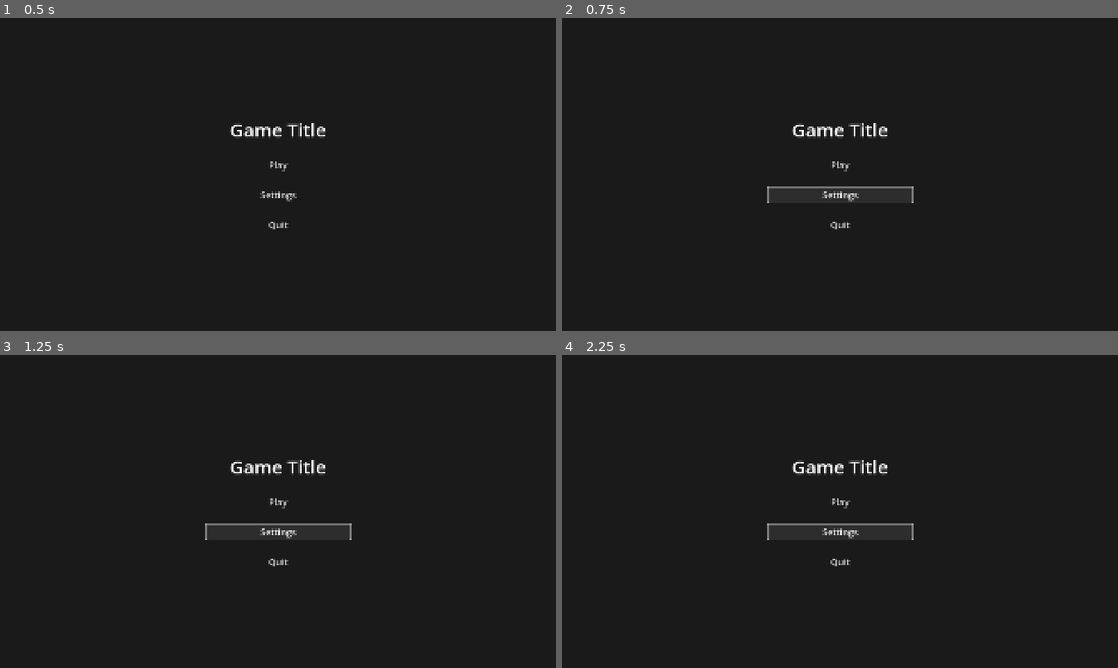
Above: before the commit, frames 1-4 (two rows, left to right).
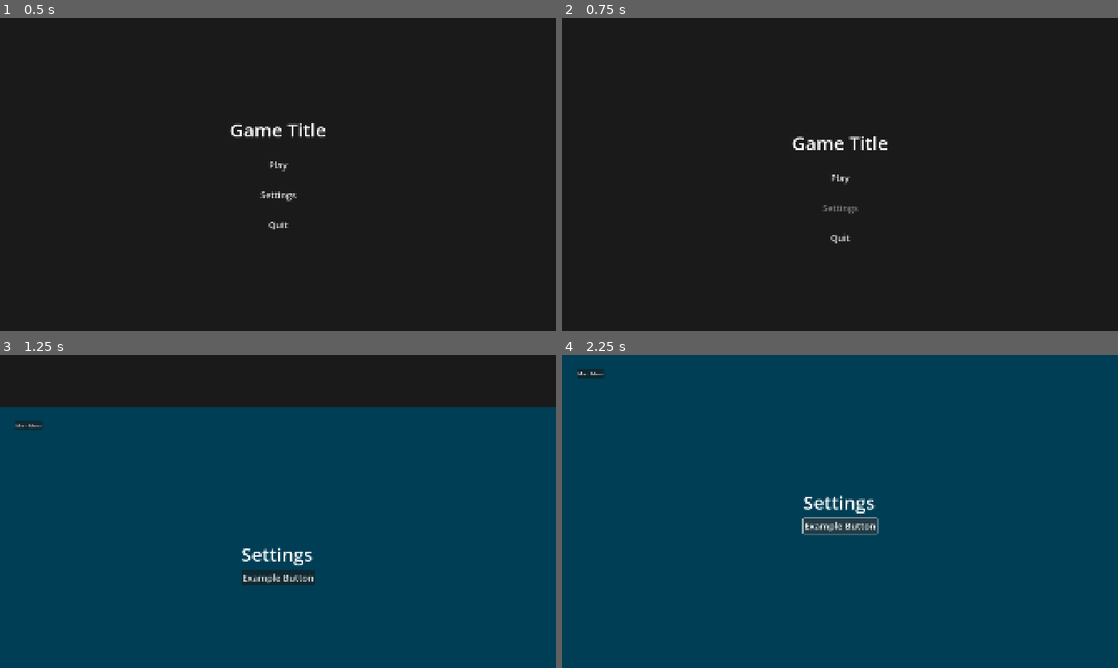
Above: after the commit, the same moments.

Repository: brandon-relentnet/deck-management
Game: Godot game, scene res://scenes/main_menu.tscn
Same seed, same stepped clock (60 frames per second), same inputs: the game is played once before the commit and once after it.
Inputs (mouse positions are in pixels of both pictures, inside the frame that each line leads up to):
- Up to frame 1 (0.5 s): no input
- Up to frame 2 (0.75 s): click "Settings" at 0.5 s
- Up to frame 3 (1.25 s): no input
- Up to frame 4 (2.25 s): click (840, 577) at 1.25 s, where only the run after the commit has a clickable "Example Button"; click (840, 524) at 2 s, where only the run after the commit has a clickable "Example Button"

Frame 1 is identical in both runs. In frame 2, 1.3% of the frame differs, in the area x 36-64%, y 33-72%; in frame 3, 83%; in frame 4, 100%, in the area x 0-100%, y 0-100%.

Commit message:
Added an example settings menu.

Diff:
--- a/scene_transition.gd
+++ b/scene_transition.gd
@@ -83,7 +83,6 @@
 		# Wait for animation to complete
 		await tween.finished
 
-
 	# Remove scenes from viewports after animation completes
 	if viewport_1.get_child_count() > 0:
 		viewport_1.remove_child(viewport_1.get_child(0))
--- a/scenes/card.tscn
+++ b/scenes/card.tscn
@@ -8,6 +8,7 @@
 size = Vector2(160, 240)
 
 [node name="Card" type="Node2D"]
+z_index = -1
 position = Vector2(150, 890)
 script = ExtResource("1_rjlel")
 
@@ -16,13 +17,6 @@
 position = Vector2(0.00012207, 6.10352e-05)
 scale = Vector2(2.5, 2.5)
 texture = ExtResource("2_6u4wf")
-
-[node name="Area2D" type="Area2D" parent="."]
-z_index = 2
-
-[node name="CollisionShape2D" type="CollisionShape2D" parent="Area2D"]
-z_index = 4
-shape = SubResource("RectangleShape2D_rjlel")
 
 [node name="EnergyLabel" type="RichTextLabel" parent="."]
 offset_left = 37.0
@@ -66,5 +60,12 @@
 horizontal_alignment = 1
 vertical_alignment = 1
 
+[node name="Area2D" type="Area2D" parent="."]
+z_index = 4
+
+[node name="CollisionShape2D" type="CollisionShape2D" parent="Area2D"]
+z_index = 1000
+shape = SubResource("RectangleShape2D_rjlel")
+
 [connection signal="mouse_entered" from="Area2D" to="." method="_on_area_2d_mouse_entered"]
 [connection signal="mouse_exited" from="Area2D" to="." method="_on_area_2d_mouse_exited"]
--- a/scenes/main_menu.tscn
+++ b/scenes/main_menu.tscn
@@ -45,7 +45,7 @@
 theme_override_font_sizes/font_size = 32
 text = "Play"
 
-[node name="OptionsButton" type="Button" parent="MarginContainer/VBoxContainer"]
+[node name="SettingsButton" type="Button" parent="MarginContainer/VBoxContainer"]
 layout_mode = 2
 size_flags_vertical = 4
 theme_override_font_sizes/font_size = 32
--- /dev/null
+++ b/scenes/settings.tscn
@@ -0,0 +1,49 @@
+[gd_scene load_steps=2 format=3 uid="uid://dr66a5b4mlg53"]
+
+[ext_resource type="Script" uid="uid://blumc0ck8ro8v" path="res://scripts/ui/settings.gd" id="1_5p8wc"]
+
+[node name="Settings" type="CanvasLayer"]
+script = ExtResource("1_5p8wc")
+
+[node name="ColorRect" type="ColorRect" parent="."]
+z_index = -10
+anchors_preset = 15
+anchor_right = 1.0
+anchor_bottom = 1.0
+grow_horizontal = 2
+grow_vertical = 2
+color = Color(0, 0.243137, 0.333333, 1)
+
+[node name="MarginContainer" type="MarginContainer" parent="."]
+anchors_preset = 15
+anchor_right = 1.0
+anchor_bottom = 1.0
+grow_horizontal = 2
+grow_vertical = 2
+theme_override_constants/margin_left = 50
+theme_override_constants/margin_top = 50
+theme_override_constants/margin_right = 50
+theme_override_constants/margin_bottom = 50
+
+[node name="VBoxContainer" type="VBoxContainer" parent="MarginContainer"]
+layout_mode = 2
+size_flags_horizontal = 4
+size_flags_vertical = 4
+theme_override_constants/separation = 10
+
+[node name="Label" type="Label" parent="MarginContainer/VBoxContainer"]
+layout_mode = 2
+theme_override_font_sizes/font_size = 64
+text = "Settings"
+
+[node name="Button" type="Button" parent="MarginContainer/VBoxContainer"]
+layout_mode = 2
+theme_override_font_sizes/font_size = 32
+text = "Example Button"
+
+[node name="BackButton" type="Button" parent="."]
+offset_left = 50.0
+offset_top = 47.0
+offset_right = 146.0
+offset_bottom = 78.0
+text = "Main Menu"
--- a/scripts/cards/card.gd
+++ b/scripts/cards/card.gd
@@ -87,6 +87,7 @@
 
 # Mouse entered card area
 func _on_area_2d_mouse_entered() -> void:
+	print("hovered")
 	emit_signal("hovered", self)
 
 # Mouse exited card area
@@ -95,7 +96,9 @@
 
 # Input event in card area
 func _on_area_2d_input_event(_viewport, event, _shape_idx) -> void:
+	print("area 2d covered")
 	if event is InputEventMouseButton and event.button_index == MOUSE_BUTTON_LEFT and event.pressed:
+		print("start drag")
 		# Use the injected turn_manager reference instead of trying to find it
 		if not turn_manager:
 			return
--- a/scripts/core/deck_system.gd
+++ b/scripts/core/deck_system.gd
@@ -48,46 +48,3 @@
 
 	await Utils.create_timer(ANIMATION_SPEED)
 	deck.draw_hand(HAND_DRAW)
-
-func create_back_button():
-	# Create a button to return to main menu
-	var back_button = Button.new()
-	back_button.text = "Main Menu"
-	back_button.position = Vector2(50, 50)
-	back_button.size = Vector2(150, 50)
-
-	# Create a canvas layer to ensure the button is visible above the game
-	var canvas = CanvasLayer.new()
-	add_child(canvas)
-	canvas.add_child(back_button)
-
-	# Connect the button's pressed signal
-	back_button.pressed.connect(_on_back_button_pressed)
-
-func _on_back_button_pressed():
-	# Ask for confirmation before quitting
-	var confirm_dialog = ConfirmationDialog.new()
-	confirm_dialog.title = "Return to Main Menu"
-	confirm_dialog.dialog_text = "Are you sure you want to quit this game and return to the main menu?"
-	confirm_dialog.get_ok_button().text = "Yes"
-	confirm_dialog.get_cancel_button().text = "No"
-
-	# Add the dialog to the scene
-	add_child(confirm_dialog)
-
-	# Connect dialog signals
-	confirm_dialog.confirmed.connect(_confirm_return_to_menu)
-
-	# Show the dialog
-	confirm_dialog.popup_centered()
-
-func _confirm_return_to_menu():
-	# Return to main menu
-	# Use the TransitionManager to transition to the deck system scene
-	await TransitionManager.change_scene("res://scenes/main_menu.tscn")
-	#get_tree().change_scene_to_file("res://scenes/main_menu.tscn")
-
-# Add this to handle the escape key as well
-func _input(event):
-	if event is InputEventKey and event.pressed and event.keycode == KEY_ESCAPE:
-		_on_back_button_pressed()
--- a/scripts/core/main_menu.gd
+++ b/scripts/core/main_menu.gd
@@ -1,19 +1,18 @@
 extends CanvasLayer
 
 const DECK_SYSTEM_SCENE = "res://deck_system.tscn"
+const SETTINGS_SCENE = "res://scenes/settings.tscn"
 const ANIMATION_DURATION = Utils.DEFAULT_ANIMATION_SPEED
-
-var scene_deck_system = preload(DECK_SYSTEM_SCENE)
 
 func _ready():
 	# Get references to buttons
 	var play_button = $MarginContainer/VBoxContainer/PlayButton
-	var options_button = $MarginContainer/VBoxContainer/OptionsButton
+	var options_button = $MarginContainer/VBoxContainer/SettingsButton
 	var quit_button = $MarginContainer/VBoxContainer/QuitButton
 
 	# Connect button signals
 	play_button.pressed.connect(_on_play_pressed)
-	options_button.pressed.connect(_on_options_pressed)
+	options_button.pressed.connect(_on_settings_pressed)
 	quit_button.pressed.connect(_on_quit_pressed)
 
 	# Optional: Add a subtle animation to the menu
@@ -33,10 +32,15 @@
 
 	print("Transition to deck system complete")
 
-func _on_options_pressed():
-	# For now, just print a message
-	print("Options menu (not implemented)")
-	# Load an options menu scene here in the future
+func _on_settings_pressed():
+	# Disable the button to prevent multiple clicks
+	$MarginContainer/VBoxContainer/SettingsButton.disabled = true
+
+	# Use the TransitionManager to transition to the settings scene
+	await TransitionManager.change_scene(SETTINGS_SCENE)
+
+	#GameManager.start_game.emit()
+
 
 func _on_quit_pressed():
 	# Quit the game
--- /dev/null
+++ b/scripts/ui/settings.gd
@@ -0,0 +1,15 @@
+extends CanvasLayer
+
+@onready var back_button = $BackButton
+
+func _ready() -> void:
+	# Connect the button's pressed signal
+	back_button.pressed.connect(_on_back_button_pressed)
+
+func _on_back_button_pressed():
+	await TransitionManager.change_scene("res://scenes/main_menu.tscn")
+
+# Add this to handle the escape key as well
+func _input(event):
+	if event is InputEventKey and event.pressed and event.keycode == KEY_ESCAPE:
+		_on_back_button_pressed()
Not shown, added: scripts/ui/settings.gd.uid
